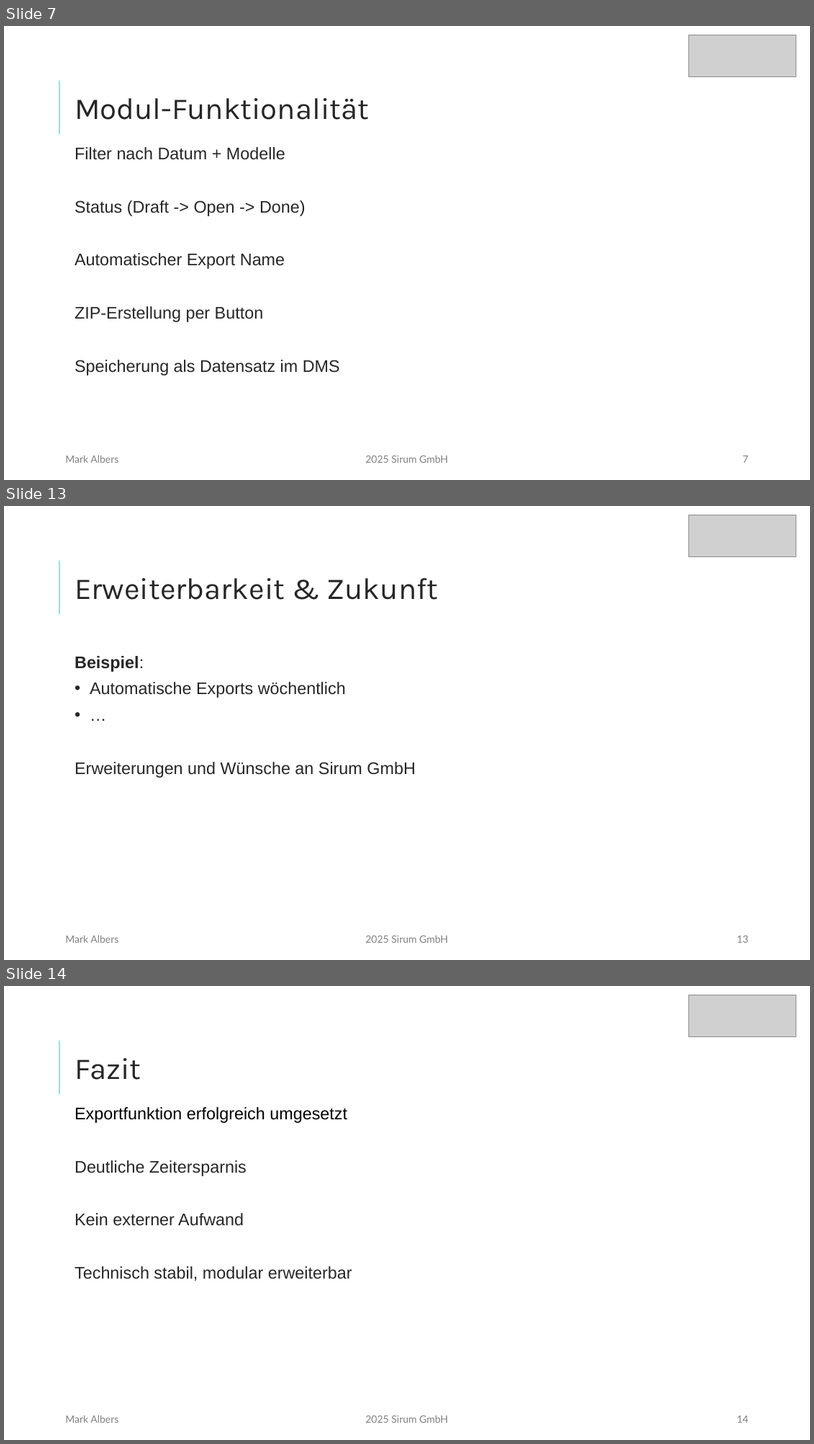
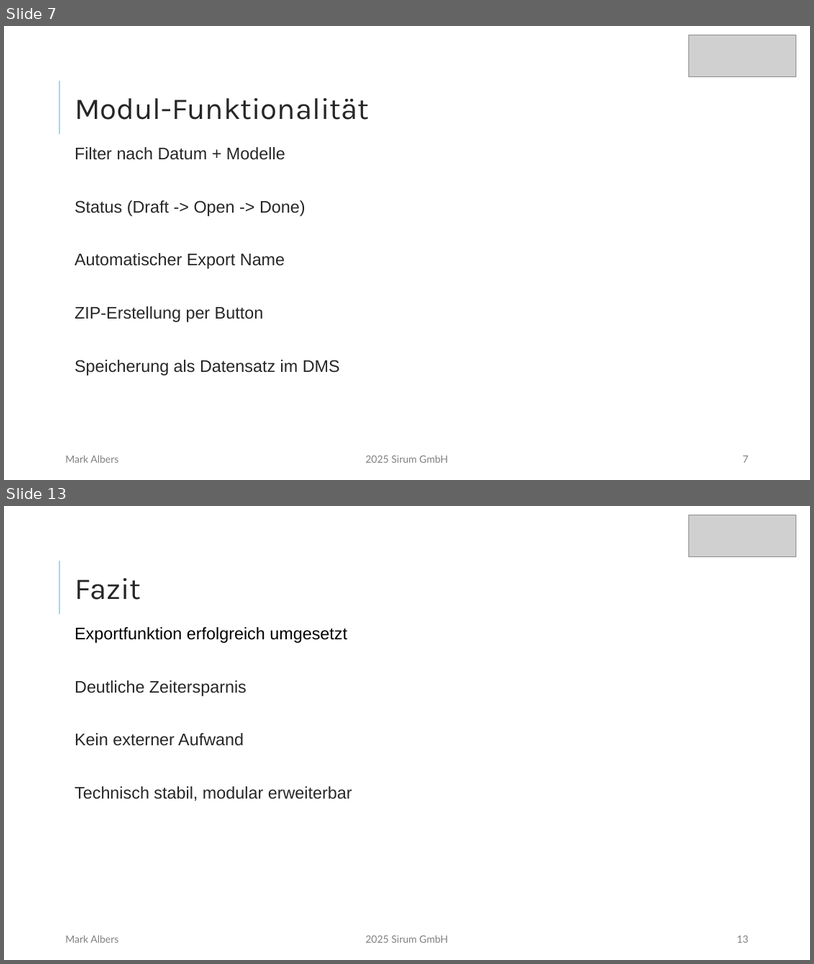
Before and after one commit to mork02/IHK-Projekt, a slide deck: Präsentation/Entwicklung eines Odoo-Moduls zur ZIP-komprimierten Dateiverwaltung im Dokumentenmanagementsystem.pptx. Shown one above the other, each under a label of ours: slides 7, 13 and 14 before the commit, slides 7 and 13 after it; the slides between them are not shown. The pictures are 814x1444 and 814x964 pixels, drawn with LibreOffice and Linux fonts; fonts in the diff are those of the drawing; grey boxes stand for pictures. Boxes give left, top, right and bottom in pixels: in the first picture for what was removed or moved away, otherwise in the second. Text is boxed around its words. In the diff, an @@ line names an element or a change of style, - is before the commit and + after.

```diff
--- a/Präsentation/Entwicklung eines Odoo-Moduls zur ZIP-komprimierten Dateiverwaltung im Dokumentenmanagementsystem.pptx
+++ b/Präsentation/Entwicklung eines Odoo-Moduls zur ZIP-komprimierten Dateiverwaltung im Dokumentenmanagementsystem.pptx
@@ slide 13 removed at bbox=[4, 506, 810, 960], background #FFFFFF @@
@@ picture removed at bbox=[689, 515, 797, 557] @@
@@ line removed from (59, 561) to (59, 614) @@
@@ title removed at bbox=[75, 578, 439, 600] @@
-Erweiterbarkeit & Zukunft
@@ text removed at bbox=[75, 656, 415, 777] @@
-Beispiel:
-• Automatische Exports wöchentlich
-• …
-Erweiterungen und Wünsche an Sirum GmbH
@@ text removed at bbox=[65, 935, 118, 942] @@
-Mark Albers
@@ text removed at bbox=[365, 935, 448, 942] @@
-2025 Sirum GmbH
@@ page number removed at bbox=[737, 935, 748, 942] @@
-13
@@ what was slide 14 is now slide 13 @@
@@ page number at bbox=[737, 935, 748, 942]: text changed @@
-14
+13
```
Also in this commit, not shown: 7 slides changed, 5 other files.
